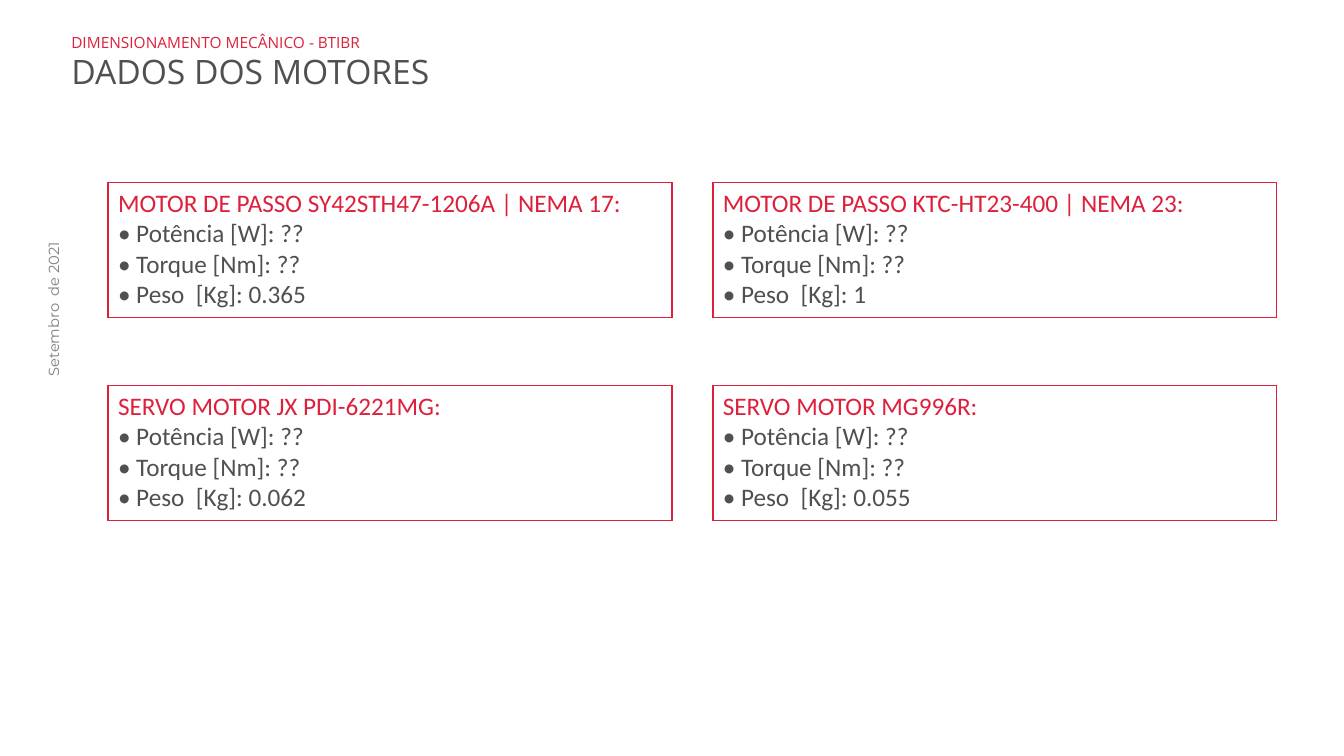
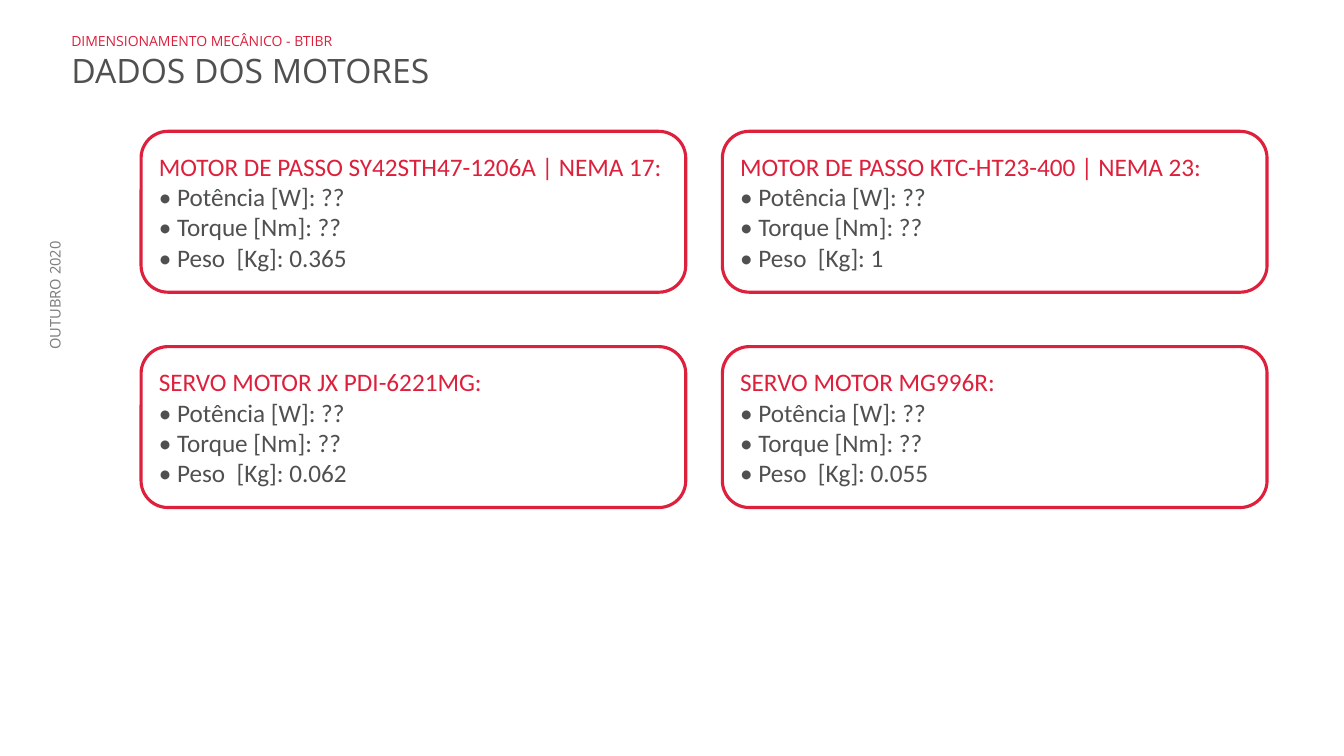
Before and after one commit to BTIBR/Projeto-Mecanico, a slide deck: slide 3 of Arquivos Gerais/Análises e Cálculos/Dimensionamento Mecânico BTIBR.pptx. Drawn at 1344x756 pixels with LibreOffice and Linux fonts; fonts in the diff are those of the drawing; background and template pictures are left out. Boxes give left, top, right and bottom in pixels: in the first picture for what was removed or moved away, otherwise in the second. Text is boxed around its words. In the diff, an @@ line names an element or a change of style, - is before the commit and + after.

Commit message:
Update do Dimensionamento

```diff
--- a/Arquivos Gerais/Análises e Cálculos/Dimensionamento Mecânico BTIBR.pptx
+++ b/Arquivos Gerais/Análises e Cálculos/Dimensionamento Mecânico BTIBR.pptx
@@ text at <box>71,33,332,46</box>: size 11 to 10 pt in "DIMENSIONAMENTO MECÂNICO - BTIBR" @@
@@ vertical alignment top to middle; rectangle to rounded rectangle; fill none to #FFFFFF; outline #DD203C 1 pt to #DD203C 2.25 pt in 4 elements at <box>723,347,1267,508</box>, <box>141,347,686,508</box>, <box>723,131,1267,292</box>, <box>141,131,686,292</box> @@
@@ rounded rectangle "MOTOR DE PASSO SY42STH47-1206A | ...": place and size @@
-rounded rectangle "MOTOR DE PASSO SY42STH47-1206A | ..." at <box>108,182,671,318</box>
+rounded rectangle "MOTOR DE PASSO SY42STH47-1206A | ..." at <box>141,131,686,292</box>
@@ rounded rectangle "MOTOR DE PASSO KTC-HT23-400 | ...": place and size @@
-rounded rectangle "MOTOR DE PASSO KTC-HT23-400 | ..." at <box>713,182,1276,318</box>
+rounded rectangle "MOTOR DE PASSO KTC-HT23-400 | ..." at <box>723,131,1267,292</box>
@@ text removed at <box>43,245,63,375</box> @@
-Setembro de 2021
@@ text added at <box>45,244,65,348</box>, 10.5 pt, text #808080 @@
+OUTUBRO 2020
@@ rounded rectangle "SERVO MOTOR JX PDI-6221MG:": place and size @@
-rounded rectangle "SERVO MOTOR JX PDI-6221MG:" at <box>108,385,671,520</box>
+rounded rectangle "SERVO MOTOR JX PDI-6221MG:" at <box>141,347,686,508</box>
@@ rounded rectangle "SERVO MOTOR MG996R:": place and size @@
-rounded rectangle "SERVO MOTOR MG996R:" at <box>713,385,1276,520</box>
+rounded rectangle "SERVO MOTOR MG996R:" at <box>723,347,1267,508</box>
```
Also in this commit, not shown: 7 other slides changed, 13 slides added, 44 other files.
